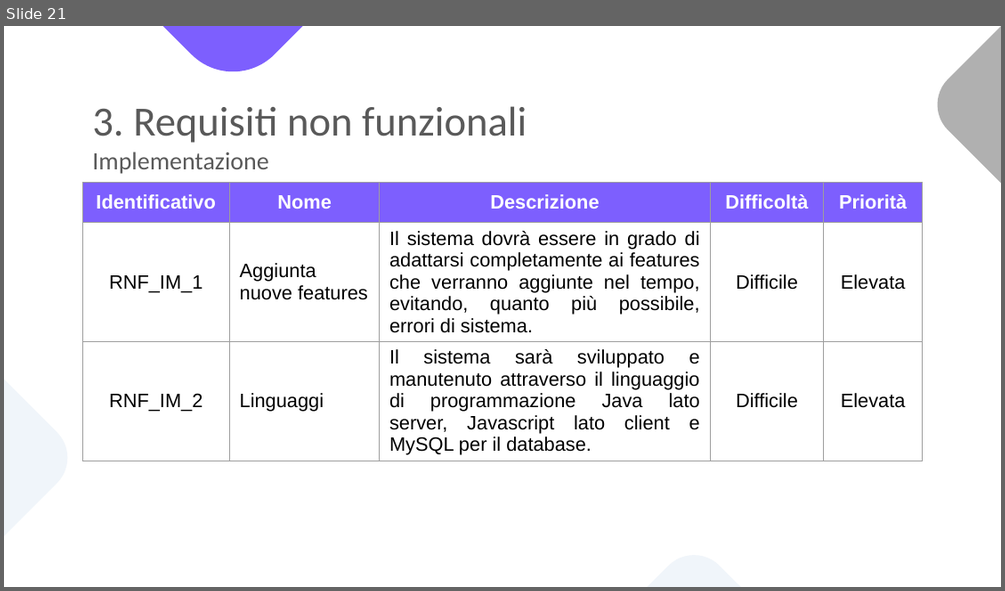
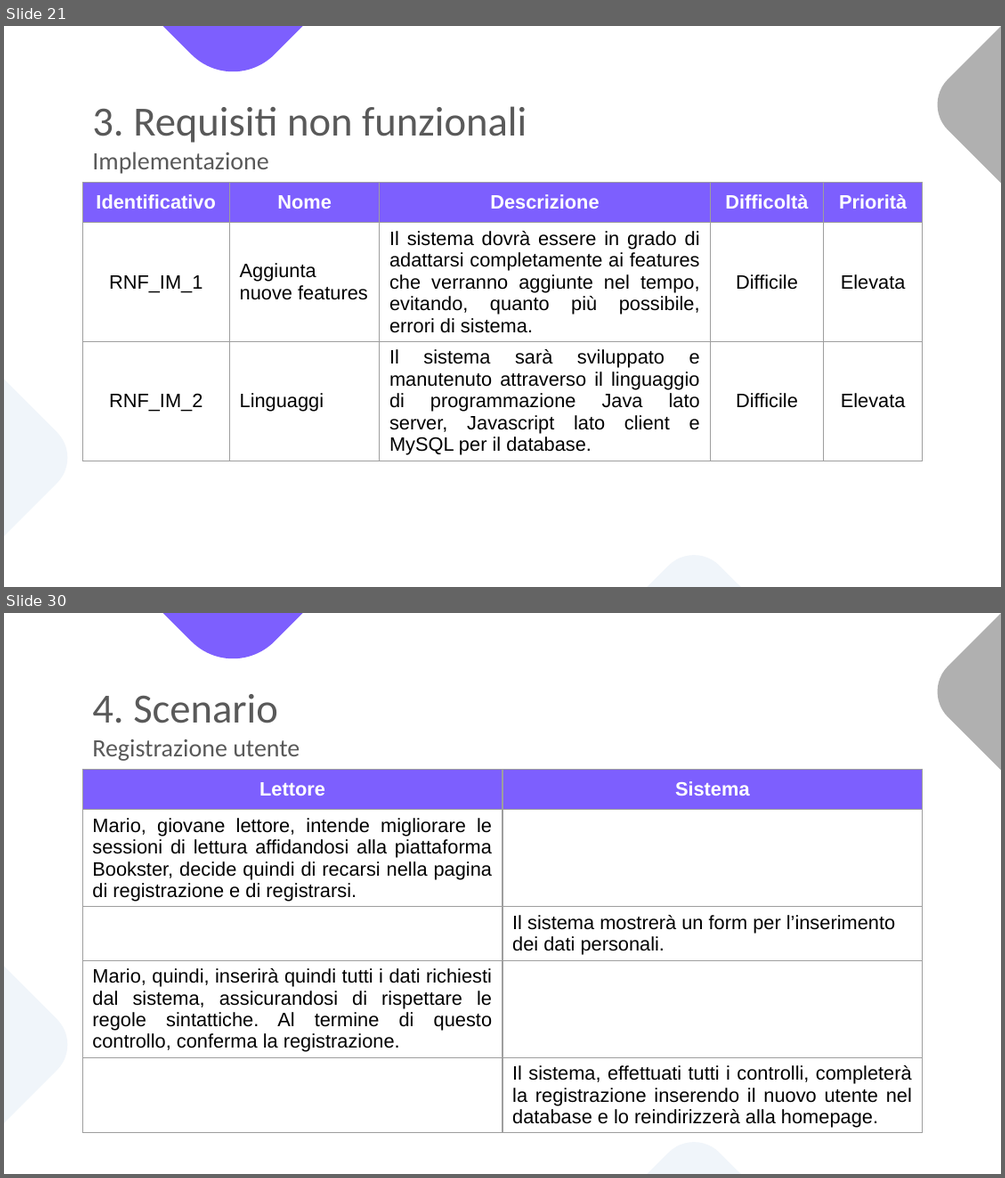
Before and after one commit to notjuary/Bookster_Classe03, a slide deck: DOC/Presentazione.pptx. Shown one above the other, each under a label of ours: slide 21 before the commit, slides 21 and 30 after it; the slides between them are not shown. The pictures are 1005x591 and 1005x1178 pixels, drawn with LibreOffice and Linux fonts; fonts in the diff are those of the drawing. Boxes give left, top, right and bottom in pixels: in the first picture for what was removed or moved away, otherwise in the second. Text is boxed around its words. In the diff, an @@ line names an element or a change of style, - is before the commit and + after.

```diff
--- a/DOC/Presentazione.pptx
+++ b/DOC/Presentazione.pptx
@@ slide 30 added at [4, 613, 1001, 1174], background #FFFFFF; not listed: 4 template elements that a slide beside it also shows @@
@@ title added at [92, 694, 299, 761], 18 pt, text #595959 @@
+4. Scenario
+Registrazione utente
@@ table added at [82, 770, 922, 1152], 5 rows, 2 columns @@
+Lettore | Sistema
+Mario, giovane lettore, intende migliorare le sessioni di lettura affidandosi alla piattaforma Bookster, decide quindi di recarsi nella pagina di registrazione e di registrarsi. | 
+ | Il sistema mostrerà un form per l’inserimento dei dati personali.
+Mario, quindi, inserirà quindi tutti i dati richiesti dal sistema, assicurandosi di rispettare le regole sintattiche. Al termine di questo controllo, conferma la registrazione. | 
+ | Il sistema, effettuati tutti i controlli, completerà la registrazione inserendo il nuovo utente nel database e lo reindirizzerà alla homepage.
```
Also in this commit, not shown: 7 slides changed, 65 other slides added.
